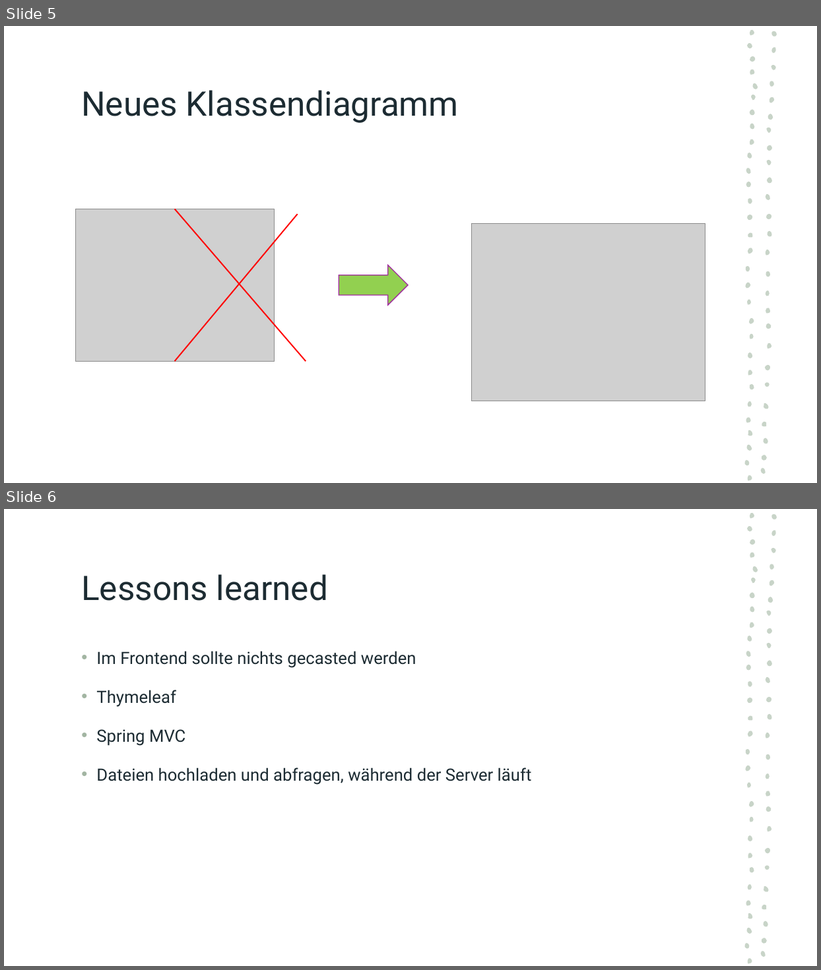
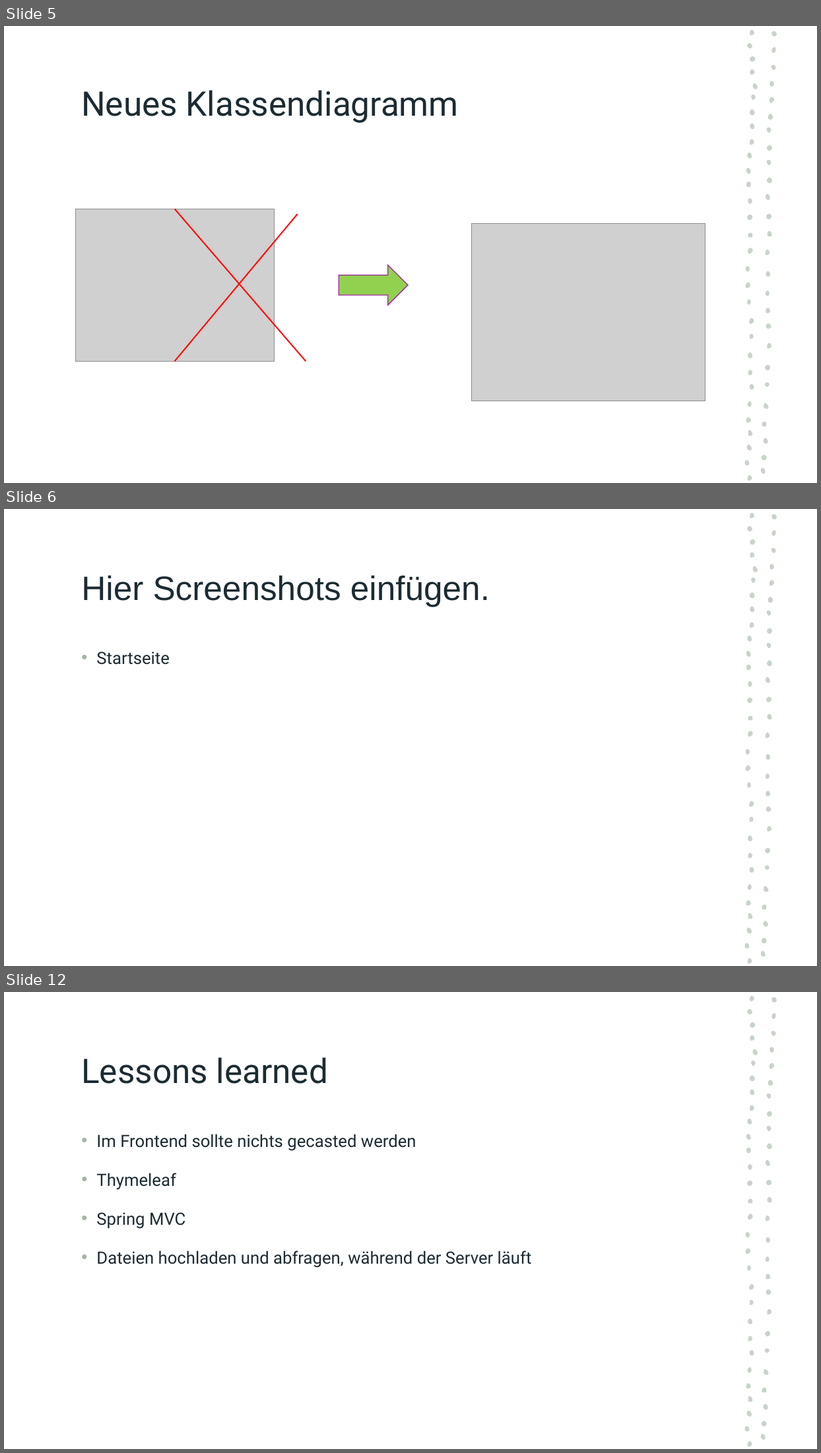
Before and after one commit to fh-erfurt/AICard, a slide deck: Präsentationen/Präsentation5.ppsx. Shown one above the other, each under a label of ours: slides 5 and 6 before the commit, slides 5, 6 and 12 after it; the slides between them are not shown. The pictures are 821x970 and 821x1453 pixels, drawn with LibreOffice and Linux fonts; fonts in the diff are those of the drawing; grey boxes stand for pictures. Boxes give left, top, right and bottom in pixels: in the first picture for what was removed or moved away, otherwise in the second. Text is boxed around its words. In the diff, an @@ line names an element or a change of style, - is before the commit and + after.

```diff
--- a/Präsentationen/Präsentation5.ppsx
+++ b/Präsentationen/Präsentation5.ppsx
@@ slide 6 added at (4, 509, 817, 966), background #FFFFFF; not listed: 57 template elements that a slide beside it also shows @@
@@ title added at (81, 575, 490, 607), 40 pt, text #1C2B32 @@
+Hier Screenshots einfügen.
@@ text added at (96, 652, 169, 665), 20 pt, text #1C2B32 @@
+• Startseite
@@ what was slide 6 is now slide 12 @@
```
Also in this commit, not shown: 1 slide changed, 5 other slides added.
